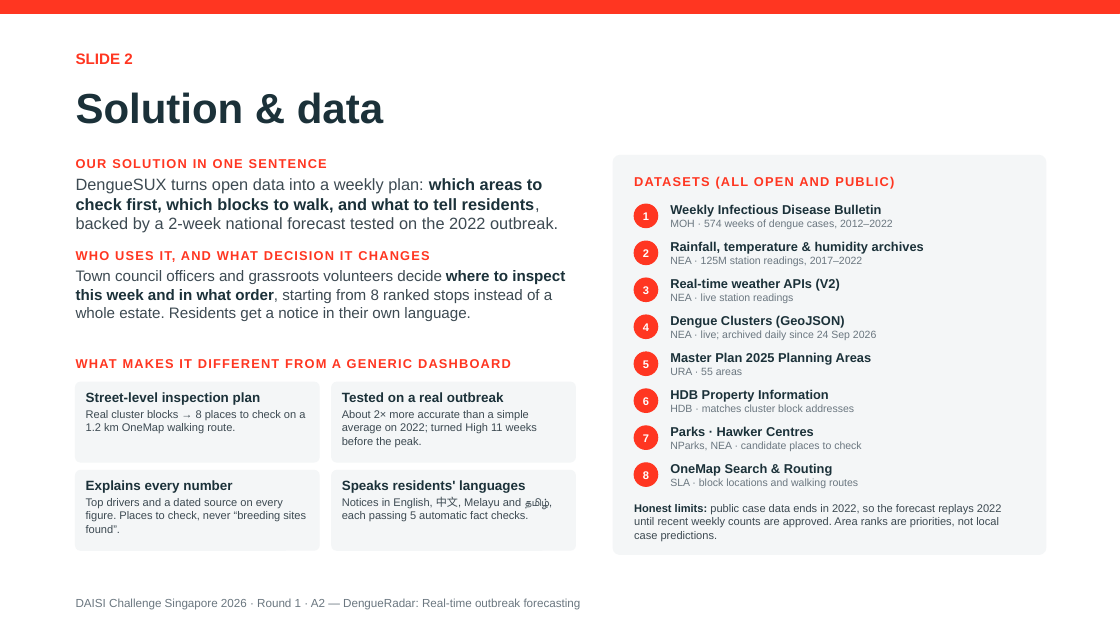
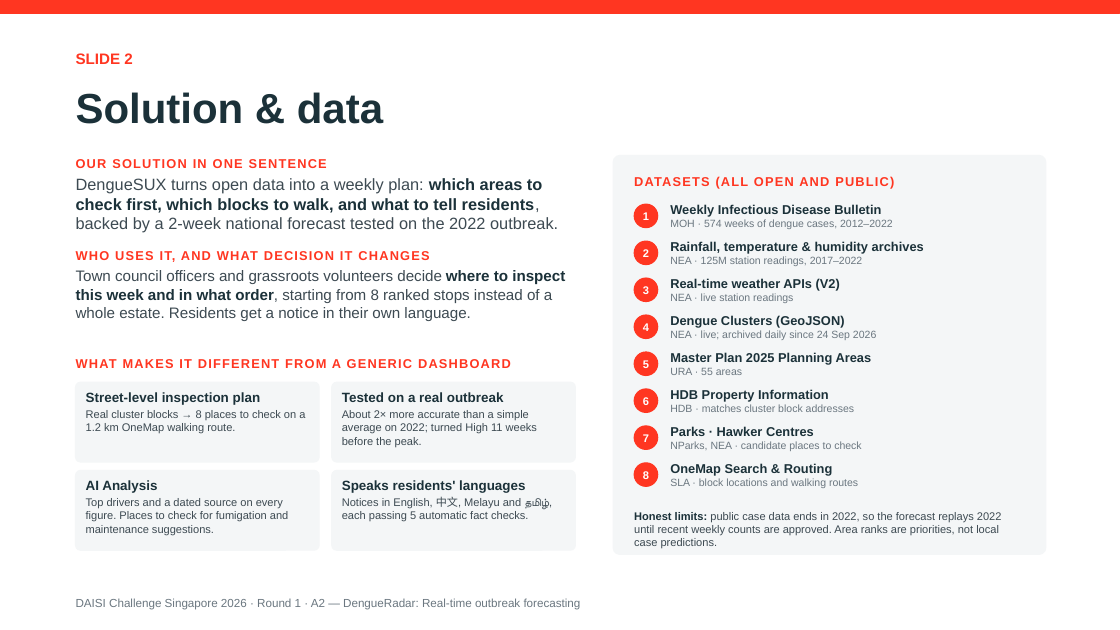
Before and after one commit to theApolloAlien/DengueSUX, a slide deck: slide 2 of deck/DengueSUX_Round1.pptx. Drawn at 1120x630 pixels with LibreOffice and Linux fonts; fonts in the diff are those of the drawing. Boxes give left, top, right and bottom in pixels: in the first picture for what was removed or moved away, otherwise in the second. Text is boxed around its words. In the diff, an @@ line names an element or a change of style, - is before the commit and + after.

```diff
--- a/deck/DengueSUX_Round1.pptx
+++ b/deck/DengueSUX_Round1.pptx
@@ text at [86,480,288,535]: text changed @@
-Explains every number
-Top drivers and a dated source on every figure. Places to check, never “breeding sites found”.
+AI Analysis
+Top drivers and a dated source on every figure. Places to check for fumigation and maintenance suggestions.
@@ text "Honest limits: public case data ...": place and size @@
-text "Honest limits: public case data ..." at [634,504,1002,541]
+text "Honest limits: public case data ..." at [634,512,1002,549]
```
Also in this commit, not shown: 1 other slide changed, 2 other files.
